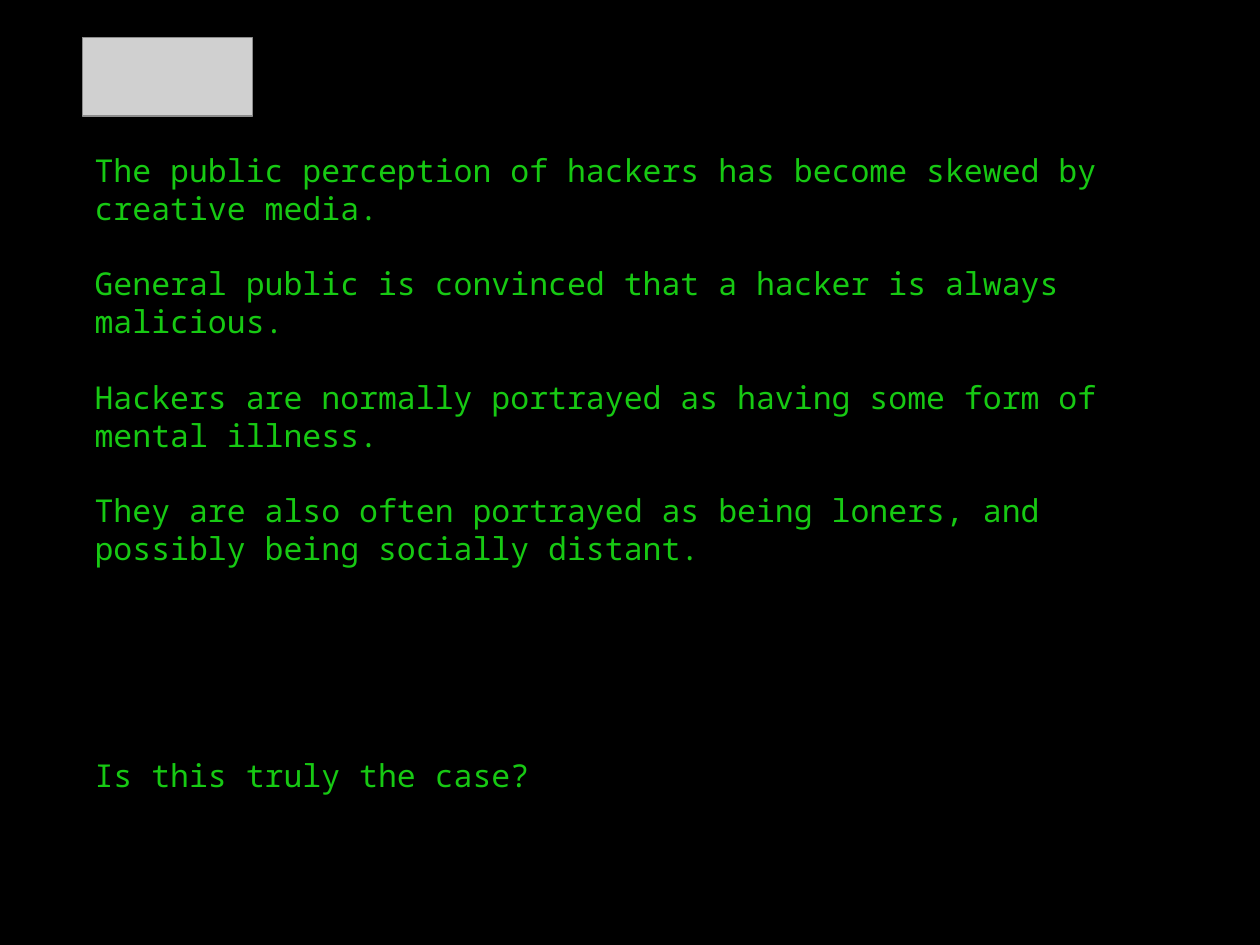
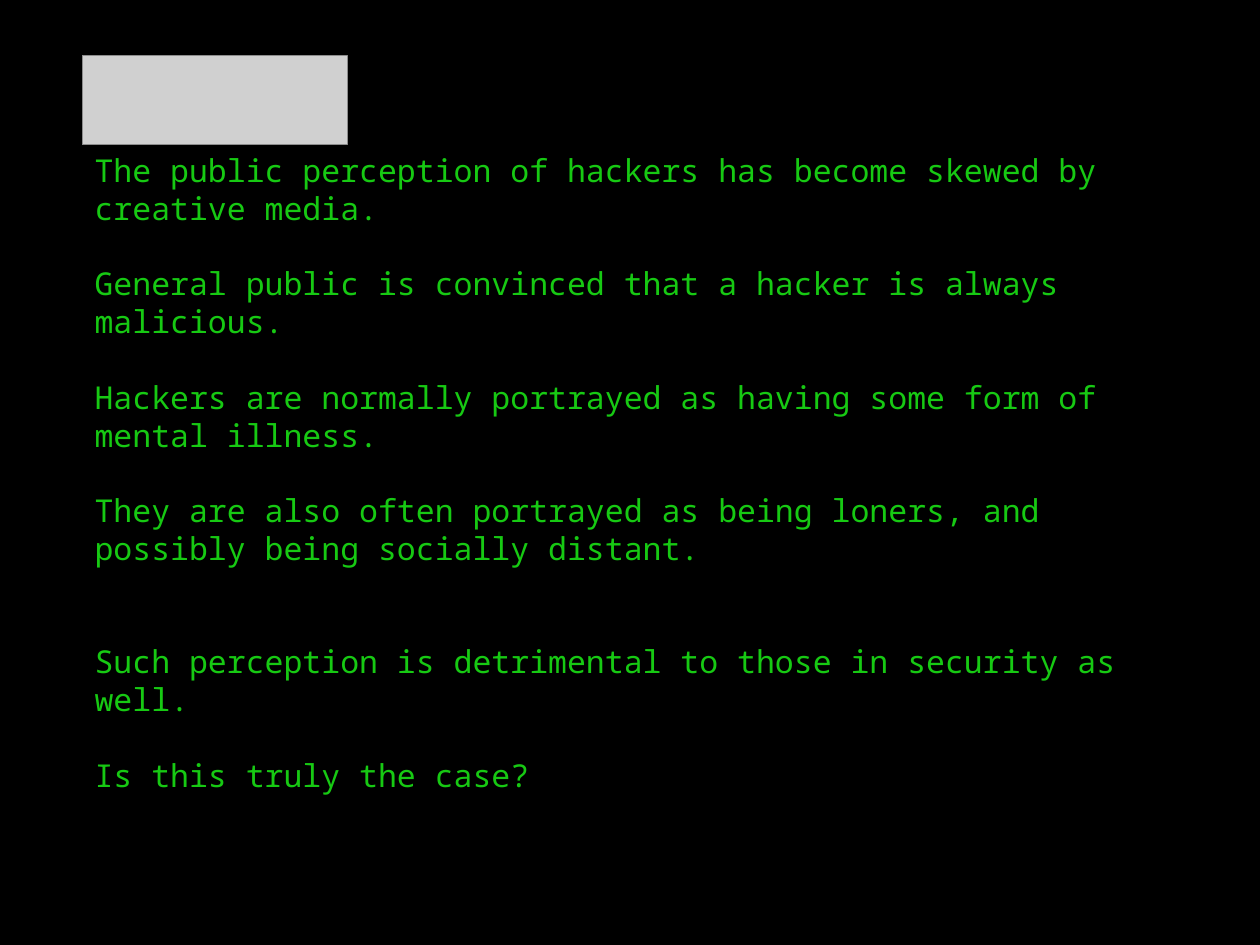
Before and after one commit to SnoozyRests/CyberSecurity_trends_futures_coursework, a slide deck: slide 2 of cstaf_hackers_presentation.ppt (slide 3 before the commit). Drawn at 1260x945 pixels with LibreOffice and Linux fonts; fonts in the diff are those of the drawing; grey boxes stand for pictures. Boxes give left, top, right and bottom in pixels: in the first picture for what was removed or moved away, otherwise in the second. Text is boxed around its words. In the diff, an @@ line names an element or a change of style, - is before the commit and + after.

```diff
--- a/cstaf_hackers_presentation.ppt
+++ b/cstaf_hackers_presentation.ppt
@@ picture: place and size @@
-picture at [82, 38, 252, 116]
+picture at [82, 55, 346, 145]
@@ text at [95, 649, 1115, 712]: paragraph added @@
+Such perception is detrimental to those in security as well.
```
Also in this commit, not shown: 1 slide removed, 1 other file.
